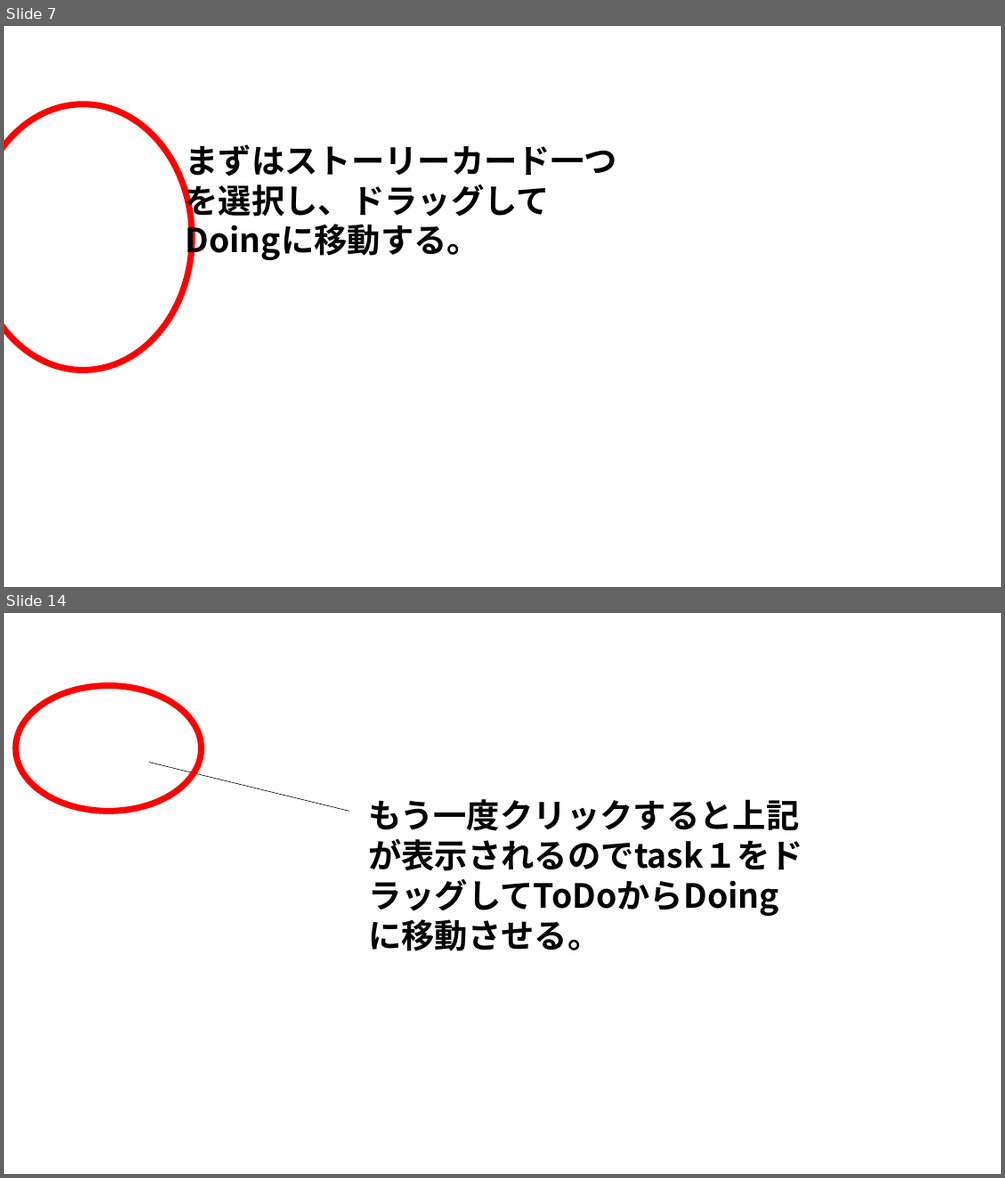
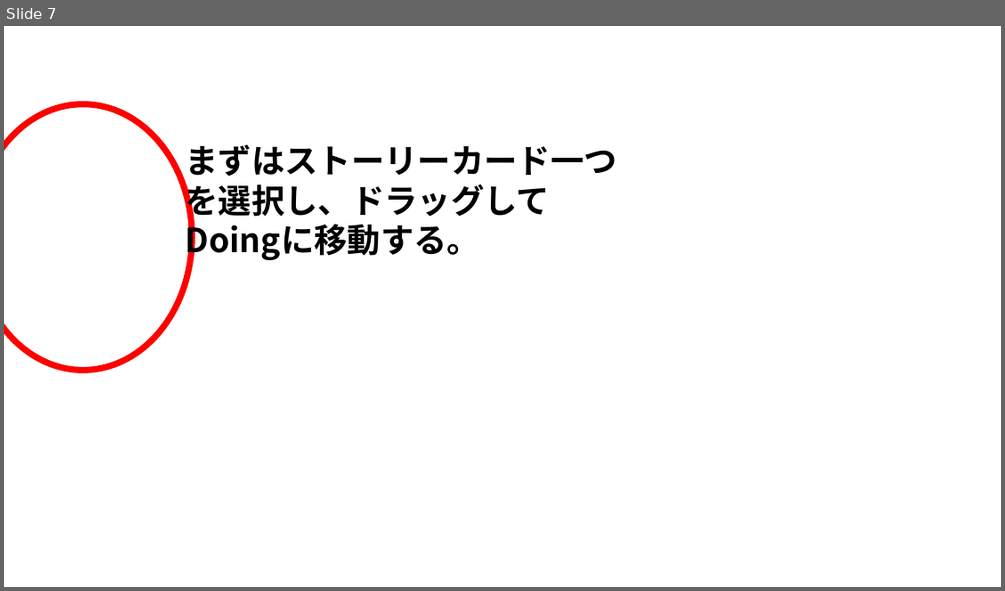
Before and after one commit to igakilab/sotuken_maeda, a slide deck: カンバンゲームのルール.pptx. Shown one above the other, each under a label of ours: slides 7 and 14 before the commit, slide 7 after it; the slides between them are not shown. The pictures are 1005x1178 and 1005x591 pixels, drawn with LibreOffice and Linux fonts; fonts in the diff are those of the drawing; background and template pictures are left out. Boxes give left, top, right and bottom in pixels: in the first picture for what was removed or moved away, otherwise in the second. Text is boxed around its words. In the diff, an @@ line names an element or a change of style, - is before the commit and + after.

```diff
--- a/カンバンゲームのルール.pptx
+++ b/カンバンゲームのルール.pptx
@@ slide 14 removed at (x1=4, y1=613, x2=1001, y2=1174), background picture (left out) @@
@@ ellipse removed at (x1=16, y1=686, x2=201, y2=811) @@
@@ line removed from (149, 762) to (349, 811) @@
@@ text removed at (x1=368, y1=799, x2=803, y2=951) @@
-もう一度クリックすると上記が表示されるのでtask１をドラッグしてToDoからDoingに移動させる。
```
Also in this commit, not shown: 11 other slides removed, 1 other file.
